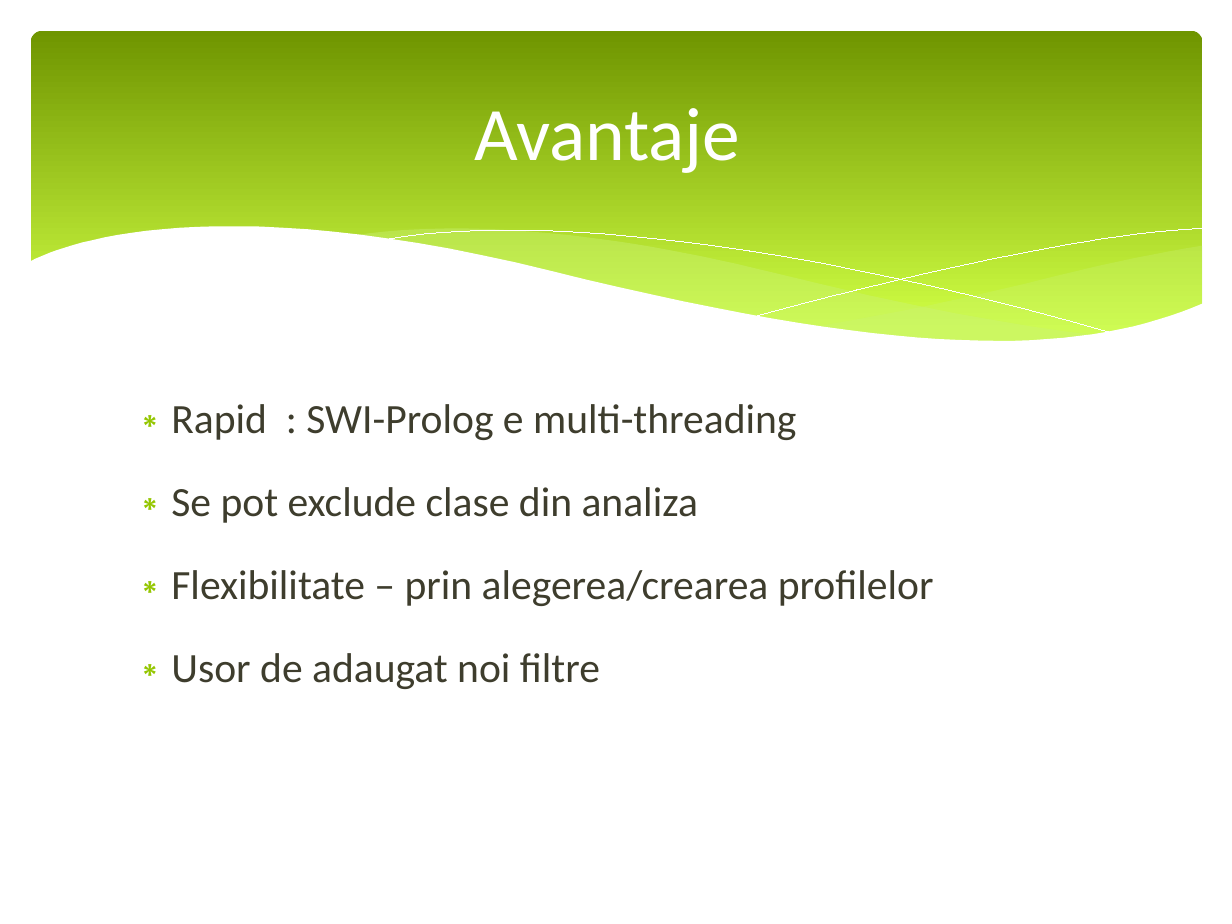
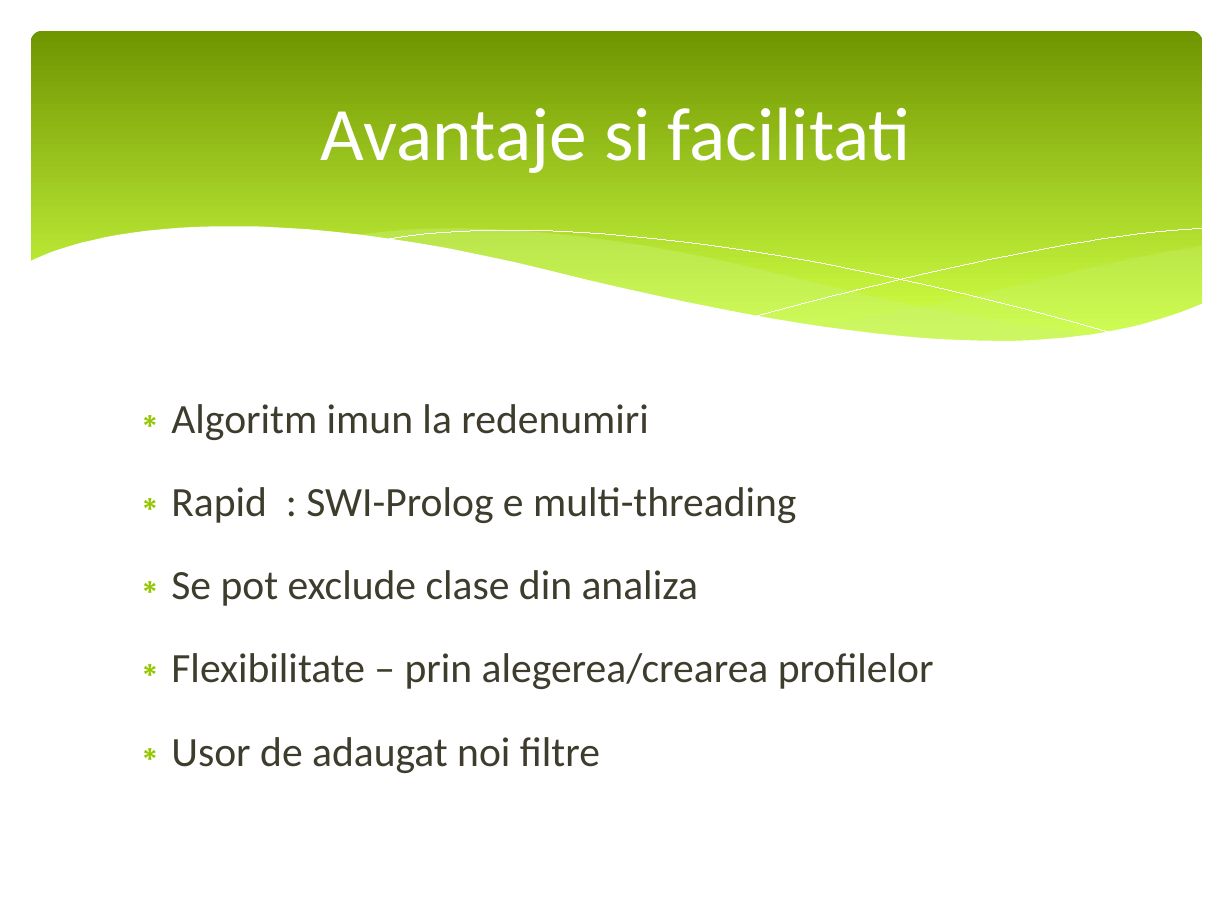
Before and after one commit to vladlep/licentavlad, a slide deck: slide 15 of doc/Prezentare licenta.pptx (slide 11 before the commit). Drawn at 1232x924 pixels with LibreOffice and Linux fonts; fonts in the diff are those of the drawing. Boxes give left, top, right and bottom in pixels: in the first picture for what was removed or moved away, otherwise in the second. Text is boxed around its words. In the diff, an @@ line names an element or a change of style, - is before the commit and + after.

```diff
--- a/doc/Prezentare licenta.pptx
+++ b/doc/Prezentare licenta.pptx
@@ title at (x1=321, y1=107, x2=911, y2=173): text changed @@
-Avantaje
+Avantaje si facilitati
@@ text at (x1=171, y1=404, x2=649, y2=440): paragraph added @@
+∗ Algoritm imun la redenumiri
```
Also in this commit, not shown: 1 other slide changed, 5 slides added.
